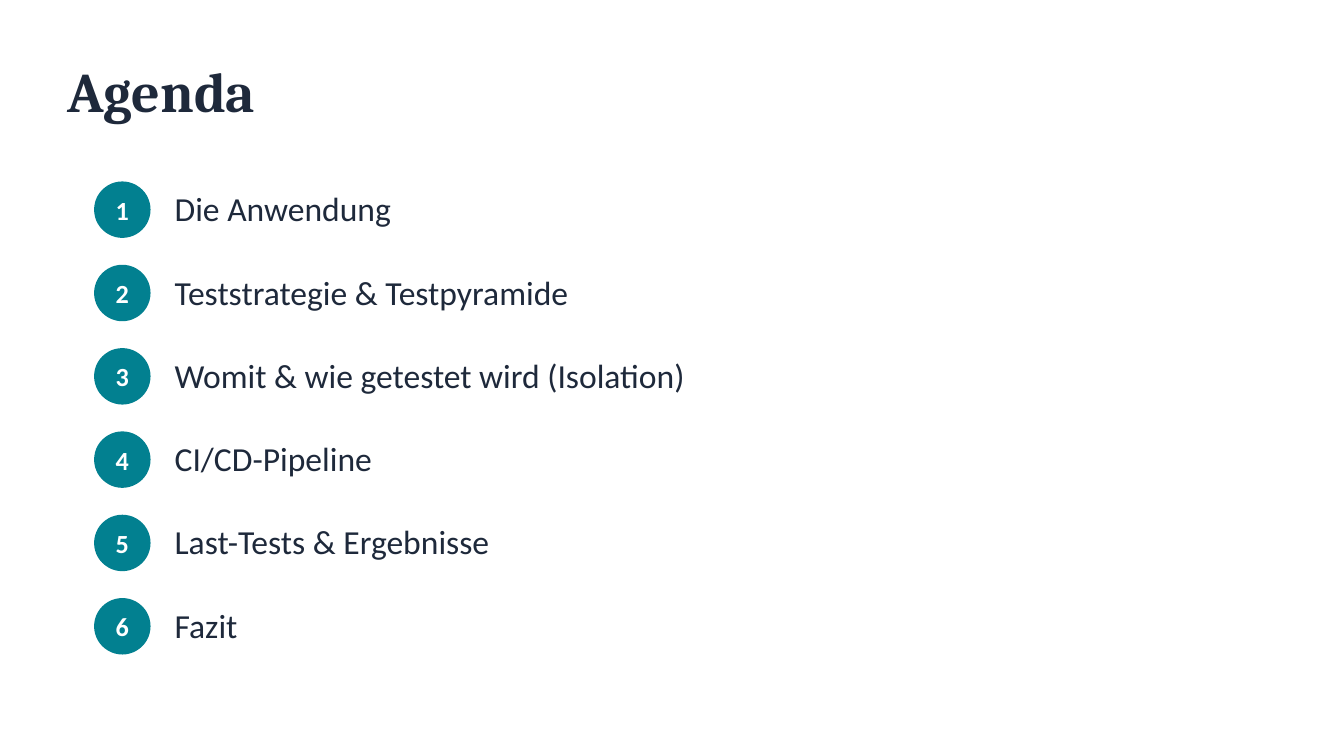
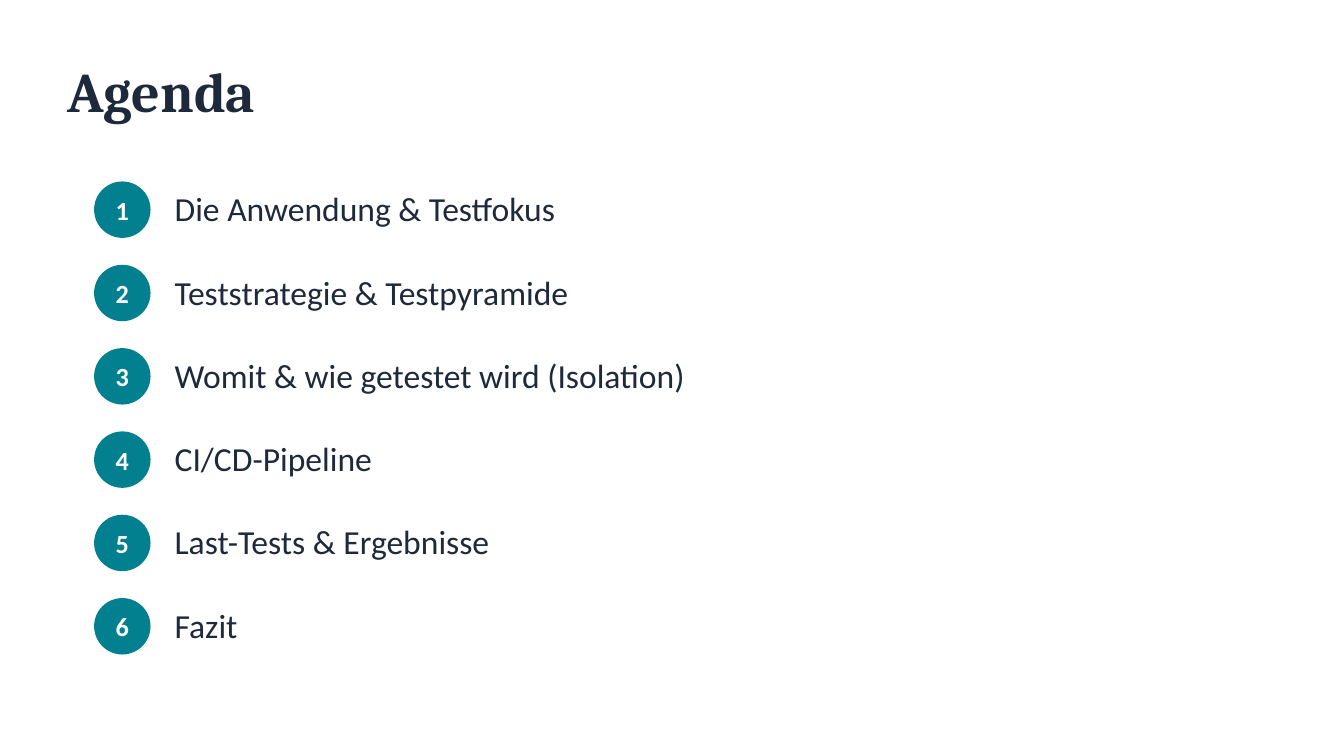
Before and after one commit to Lolo169169/wat4-2026ss-bb-zauner-seybold, a slide deck: slide 2 of PRESENTATION.pptx. Drawn at 1344x756 pixels with LibreOffice and Linux fonts; fonts in the diff are those of the drawing. Boxes give left, top, right and bottom in pixels: in the first picture for what was removed or moved away, otherwise in the second. Text is boxed around its words. In the diff, an @@ line names an element or a change of style, - is before the commit and + after.

```diff
--- a/PRESENTATION.pptx
+++ b/PRESENTATION.pptx
@@ text at (x1=175, y1=197, x2=555, y2=227): text changed @@
-Die Anwendung
+Die Anwendung & Testfokus
```
Also in this commit, not shown: 9 other slides changed, 22 other files.
